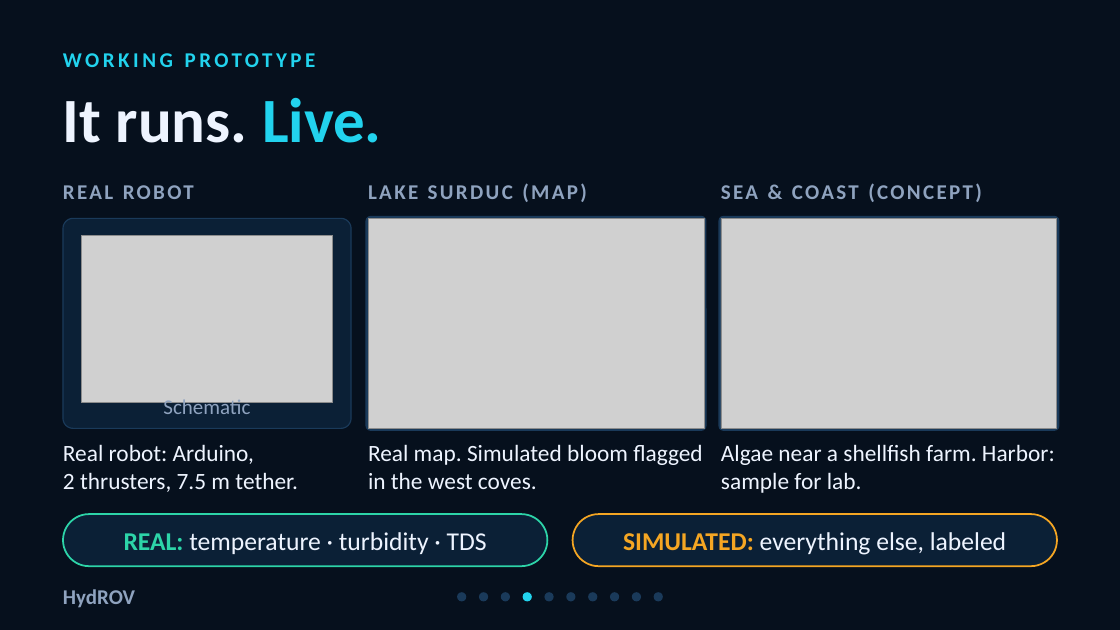
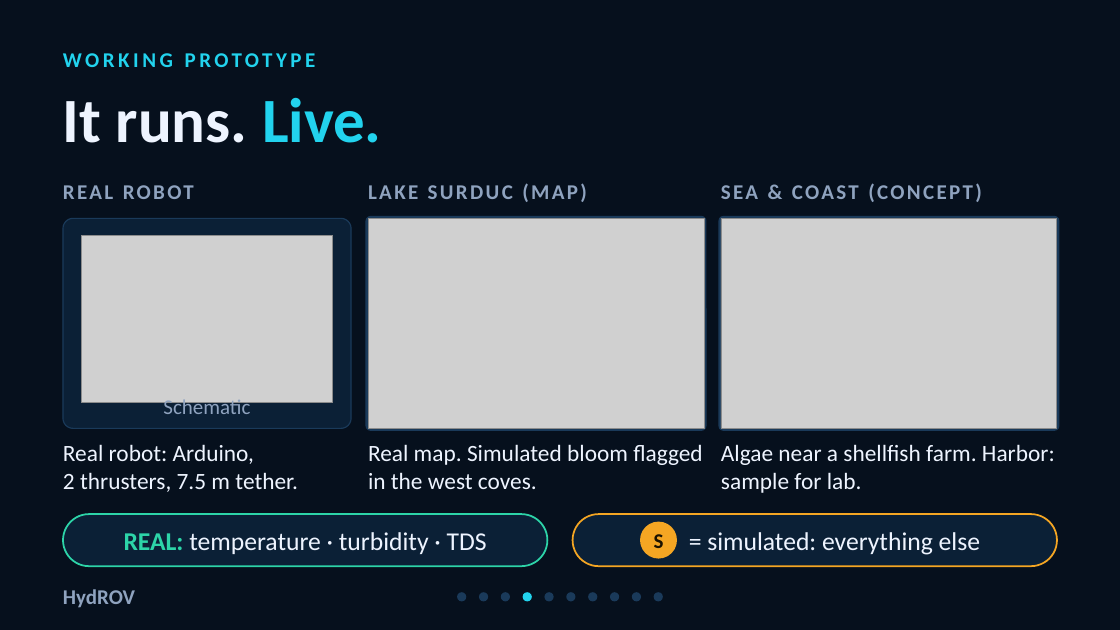
Before and after one commit to Davide-glitch/HydROV, a slide deck: slide 4 of deck/deck.pptx. Drawn at 1120x630 pixels with LibreOffice and Linux fonts; fonts in the diff are those of the drawing; grey boxes stand for pictures. Boxes give left, top, right and bottom in pixels: in the first picture for what was removed or moved away, otherwise in the second. Text is boxed around its words. In the diff, an @@ line names an element or a change of style, - is before the commit and + after.

```diff
--- a/deck/deck.pptx
+++ b/deck/deck.pptx
@@ ellipse added at (x1=640, y1=522, x2=677, y2=559), fill #F5A623 @@
@@ text added at (x1=654, y1=534, x2=664, y2=548), 18 pt, text #1B1200, bold @@
+S
@@ text at (x1=707, y1=532, x2=980, y2=555): text changed @@
-SIMULATED: everything else, labeled
+= simulated: everything else
```
Also in this commit, not shown: 2 other files.
